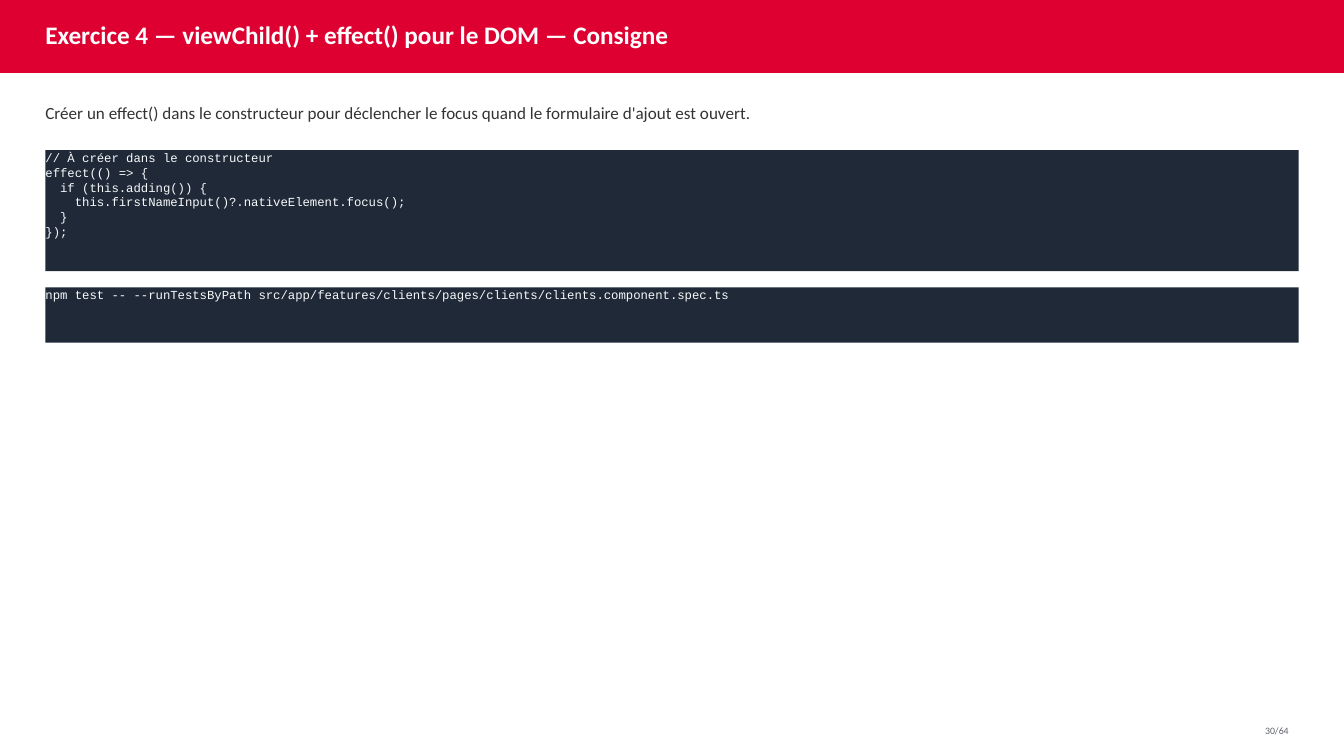
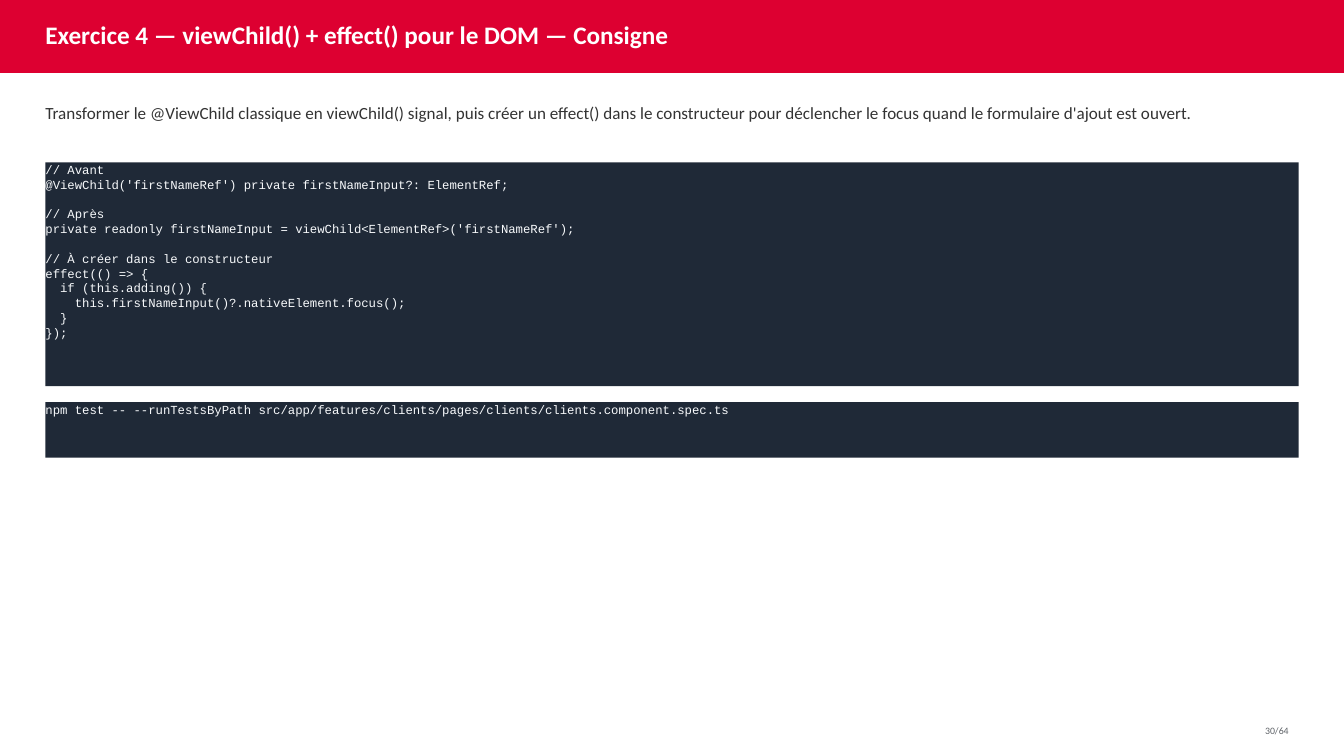
Before and after one commit to AchrafSlaoui/dojo-angular, a slide deck: slide 30 of docs/dojo-signals.pptx. Drawn at 1344x756 pixels with LibreOffice and Linux fonts; fonts in the diff are those of the drawing. Boxes give left, top, right and bottom in pixels: in the first picture for what was removed or moved away, otherwise in the second. Text is boxed around its words. In the diff, an @@ line names an element or a change of style, - is before the commit and + after.

Commit message:
prepare exercice 4 depuis ViewChild classique

```diff
--- a/docs/dojo-signals.pptx
+++ b/docs/dojo-signals.pptx
@@ text at <box>45,106,1191,122</box>: text changed @@
-Créer un effect() dans le constructeur pour déclencher le focus quand le formulaire d'ajout est ouvert.
+Transformer le @ViewChild classique en viewChild() signal, puis créer un effect() dans le constructeur pour déclencher le focus quand le formulaire d'ajout est ouvert.
@@ text in rectangle at <box>45,166,574,238</box>: paragraphs added @@
+// Avant
+@ViewChild('firstNameRef') private firstNameInput?: ElementRef;
+// Après
+private readonly firstNameInput = viewChild<ElementRef>('firstNameRef');
@@ rectangle "// Avant": place and size @@
-rectangle "// Avant" at <box>45,150,1299,271</box>
+rectangle "// Avant" at <box>45,162,1299,386</box>
@@ rectangle "npm test -- --runTestsByPath src/app/features/clients/pages/ ...": place and size @@
-rectangle "npm test -- --runTestsByPath src/app/features/clients/pages/ ..." at <box>45,287,1299,343</box>
+rectangle "npm test -- --runTestsByPath src/app/features/clients/pages/ ..." at <box>45,402,1299,458</box>
```
Also in this commit, not shown: 1 other slide changed, 2 other files.
